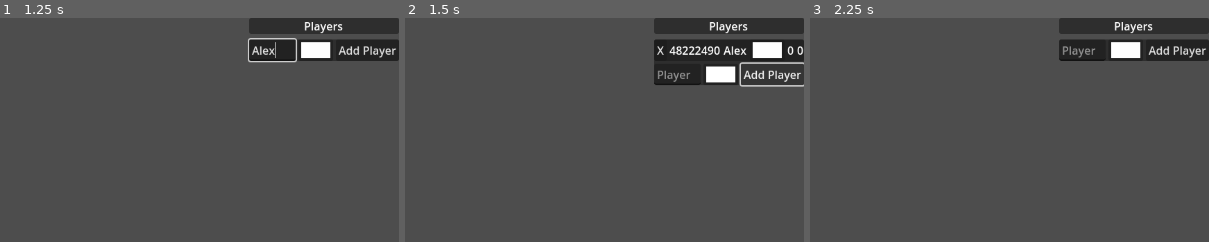
Above: before the commit, frames 1-3 (left to right).
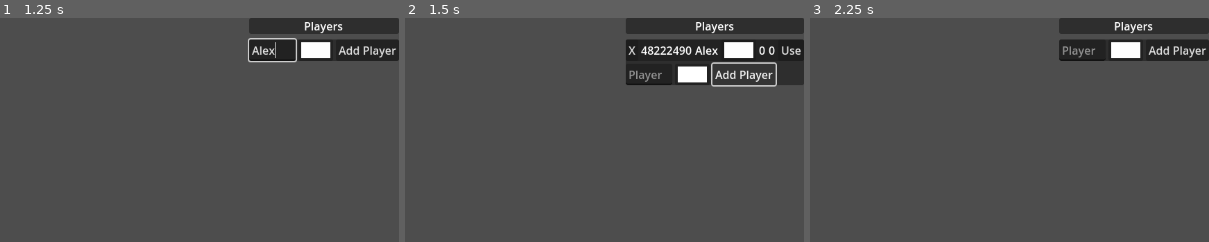
Above: after the commit, the same moments.

Repository: martinspp/civ-clone-thing
Game: Godot game, scene res://scenes/main.tscn
Same seed, same stepped clock (60 frames per second), same inputs: the game is played once before the commit and once after it.
Inputs (mouse positions are % of the whole screen's width and height, from its top left):
- Up to frame 1 (1.25 s): click (84, 7) at 0.52 s; type "Alex" at 0.6 s
- Up to frame 2 (1.5 s): click "Add Player" at 1.25 s
- Up to frame 3 (2.25 s): click "X" at 2 s
The pictures show only the part of the screen within x 50-100%, y 0-50%; the shares and areas given below are measured in that part.

Frame 1 is identical in both runs. In frame 2, 5.7% of the frame differs, in the area x 55-100%, y 0-31%; in frame 3, nothing differs.
Error in both runs: Invalid access to property or key 'player_data' on a base object of type 'Dictionary'. (res://scripts/services/DataService.gd:159)

Commit message:
setting current player

Diff:
--- a/scenes/UI/Editor/PlayerBox.tscn
+++ b/scenes/UI/Editor/PlayerBox.tscn
@@ -2,7 +2,7 @@
 
 [ext_resource type="Script" path="res://scripts/ui/PlayerBox.gd" id="1_ij7nl"]
 
-[node name="PlayerBox" type="PanelContainer" node_paths=PackedStringArray("player_id", "player_name", "color_picker", "settlement_count", "research_count")]
+[node name="PlayerBox" type="PanelContainer" node_paths=PackedStringArray("player_id", "player_name", "color_picker", "settlement_count", "research_count", "set_current_player")]
 auto_translate_mode = 1
 script = ExtResource("1_ij7nl")
 player_id = NodePath("Vbox/PlayerID")
@@ -10,6 +10,7 @@
 color_picker = NodePath("Vbox/ColorPickerButton")
 settlement_count = NodePath("Vbox/SettlementCount")
 research_count = NodePath("Vbox/ResearchCount")
+set_current_player = NodePath("Vbox/SetCurrentPlayer")
 
 [node name="Vbox" type="HBoxContainer" parent="."]
 auto_translate_mode = 1
@@ -45,4 +46,9 @@
 layout_mode = 2
 text = "0"
 
+[node name="SetCurrentPlayer" type="Button" parent="Vbox"]
+layout_mode = 2
+text = "Use"
+
 [connection signal="pressed" from="Vbox/Button" to="." method="_on_button_pressed"]
+[connection signal="pressed" from="Vbox/SetCurrentPlayer" to="." method="_on_set_current_player_pressed"]
--- a/scenes/settlement.tscn
+++ b/scenes/settlement.tscn
@@ -109,14 +109,14 @@
 grow_horizontal = 2
 grow_vertical = 2
 
-[node name="VBoxContainer2" type="VBoxContainer" parent="SettlementUI/SelectedUI/HBoxContainer"]
-layout_mode = 2
-
-[node name="Label" type="Label" parent="SettlementUI/SelectedUI/HBoxContainer/VBoxContainer2"]
+[node name="Units" type="VBoxContainer" parent="SettlementUI/SelectedUI/HBoxContainer"]
+layout_mode = 2
+
+[node name="Label" type="Label" parent="SettlementUI/SelectedUI/HBoxContainer/Units"]
 layout_mode = 2
 text = "Units:"
 
-[node name="Button" type="Button" parent="SettlementUI/SelectedUI/HBoxContainer/VBoxContainer2"]
+[node name="Button" type="Button" parent="SettlementUI/SelectedUI/HBoxContainer/Units"]
 layout_mode = 2
 text = "Warrior"
 
@@ -124,15 +124,15 @@
 custom_minimum_size = Vector2(100, 0)
 layout_mode = 2
 
-[node name="VBoxContainer3" type="VBoxContainer" parent="SettlementUI/SelectedUI/HBoxContainer"]
-auto_translate_mode = 1
-layout_mode = 2
-
-[node name="Label" type="Label" parent="SettlementUI/SelectedUI/HBoxContainer/VBoxContainer3"]
+[node name="Buildings" type="VBoxContainer" parent="SettlementUI/SelectedUI/HBoxContainer"]
+auto_translate_mode = 1
+layout_mode = 2
+
+[node name="Label" type="Label" parent="SettlementUI/SelectedUI/HBoxContainer/Buildings"]
 layout_mode = 2
 text = "Buildings:"
 
-[node name="Button" type="Button" parent="SettlementUI/SelectedUI/HBoxContainer/VBoxContainer3"]
+[node name="Button" type="Button" parent="SettlementUI/SelectedUI/HBoxContainer/Buildings"]
 auto_translate_mode = 1
 layout_mode = 2
 text = "Granary"
--- a/scripts/services/GameStateService.gd
+++ b/scripts/services/GameStateService.gd
@@ -10,6 +10,8 @@
 
 var settlement_registy: Array[Settlement]
 #var player_registry: Array[Player]
+
+var current_player: Player
 
 func _ready() -> void:
 	randomize()
--- a/scripts/services/PlayEventBus.gd
+++ b/scripts/services/PlayEventBus.gd
@@ -4,14 +4,15 @@
 
 
 signal update_gold(gold_amount: int)
-signal update_turn(turn_number :int)
+signal update_turn(turn_number: int)
 
-signal end_turn()
+signal end_turn(player: Player)
 
 signal hex_clicked(clicked_hex: Hex, event: InputEvent)
 signal settlement_clicked(settlement: Settlement)
 
 signal unit_selected(unit: Unit)
+signal unit_unselected()
 
 signal settlement_highlighted(settlement: Settlement)
 signal settlement_unhighlighted()
--- a/scripts/ui/PlayerBox.gd
+++ b/scripts/ui/PlayerBox.gd
@@ -7,6 +7,8 @@
 @export var color_picker: ColorPickerButton
 @export var settlement_count: Label
 @export var research_count: Label
+@export var set_current_player: Button
+
 var player_ref: Player
 var player_menu: PlayerMenu
 
@@ -23,3 +25,14 @@
 
 func _on_button_pressed() -> void:
 	player_menu.remove_player(self)
+
+
+func _on_set_current_player_pressed() -> void:
+	GameStateService.current_player = player_ref
+	player_menu.update_player_boxes()
+
+func update_set_player_button() -> void:
+	if GameStateService.current_player && GameStateService.current_player == player_ref:
+		set_current_player.disabled = true
+	else:
+		set_current_player.disabled = false
--- a/scripts/ui/PlayerMenu.gd
+++ b/scripts/ui/PlayerMenu.gd
@@ -16,22 +16,28 @@
 		add_player_box(player)
 
 func add_player_box(new_player: Player):
-		var new_player_box : PlayerBox = player_box_scene.instantiate()
-		new_player_box.player_menu = self
-		var new_box_index = player_box_list.get_child_count()-1
-		player_box_list.add_child(new_player_box)
-		new_player_box.update_data(new_player)
-		player_box_list.move_child(new_player_box, new_box_index)
+	var new_player_box : PlayerBox = player_box_scene.instantiate()
+	new_player_box.player_menu = self
+	var new_box_index = player_box_list.get_child_count()-1
+	player_box_list.add_child(new_player_box)
+	new_player_box.update_data(new_player)
+	player_box_list.move_child(new_player_box, new_box_index)
 
 func _on_button_pressed() -> void:
-		if %PlayerName.text == "":
-			return
-		var new_player: Player = Player.new(%PlayerName.text, null, %ColorPickerButton.color)
-		%PlayerName.text = ""
-		%ColorPickerButton.color = Color.WHITE
-		GameStateService.data_service.add_update_player(new_player)
-		add_player_box(new_player)
+	if %PlayerName.text == "":
+		return
+	var new_player: Player = Player.new(%PlayerName.text, null, %ColorPickerButton.color)
+	%PlayerName.text = ""
+	%ColorPickerButton.color = Color.WHITE
+	GameStateService.data_service.add_update_player(new_player)
+	add_player_box(new_player)
 
 func remove_player(player_box: PlayerBox):
 	GameStateService.data_service.remove_player(player_box.player_ref.id)
 	populate_list()
+
+func update_player_boxes():
+	for player_box in player_box_list.get_children():
+		if player_box is PlayerBox:
+			player_box.update_data(player_box.player_ref)
+			player_box.update_set_player_button()
--- a/scripts/ui/UnitUI.gd
+++ b/scripts/ui/UnitUI.gd
@@ -11,7 +11,7 @@
 
 
 func _ready() -> void:
-	pass
+	PlayEventBus.unit_unselected.connect(unselect)
 
 func set_ui_data(unit : Unit) -> void:
 	thumbnail.texture = unit.unit_data.sprite
@@ -26,3 +26,7 @@
 		action_button.text = action
 		actions_grid.add_child(action_button)
 		action_button.connect("pressed", UnitActions.callable_dict[action])
+
+func unselect():
+	Unit.selected_unit = null
+	visible = false
